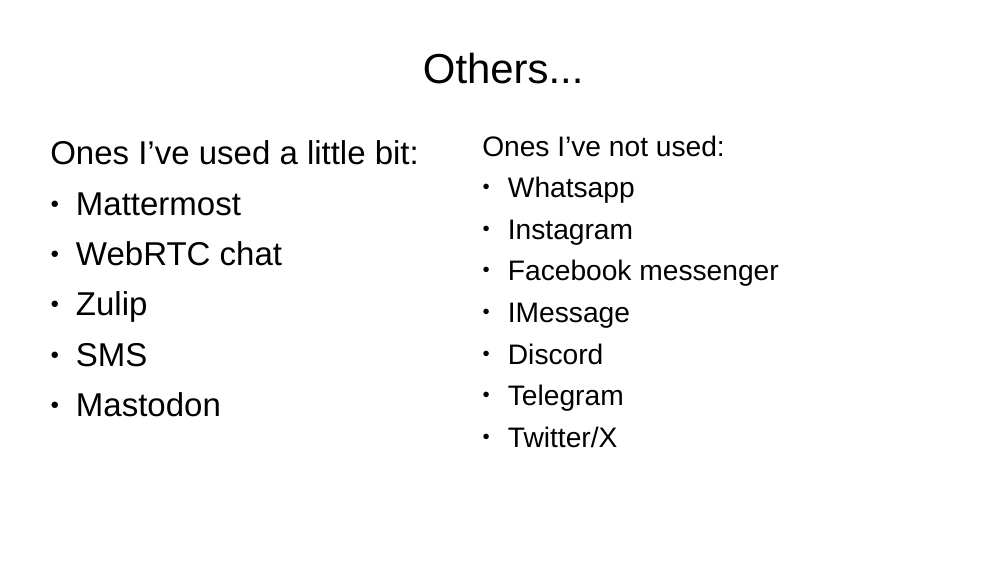
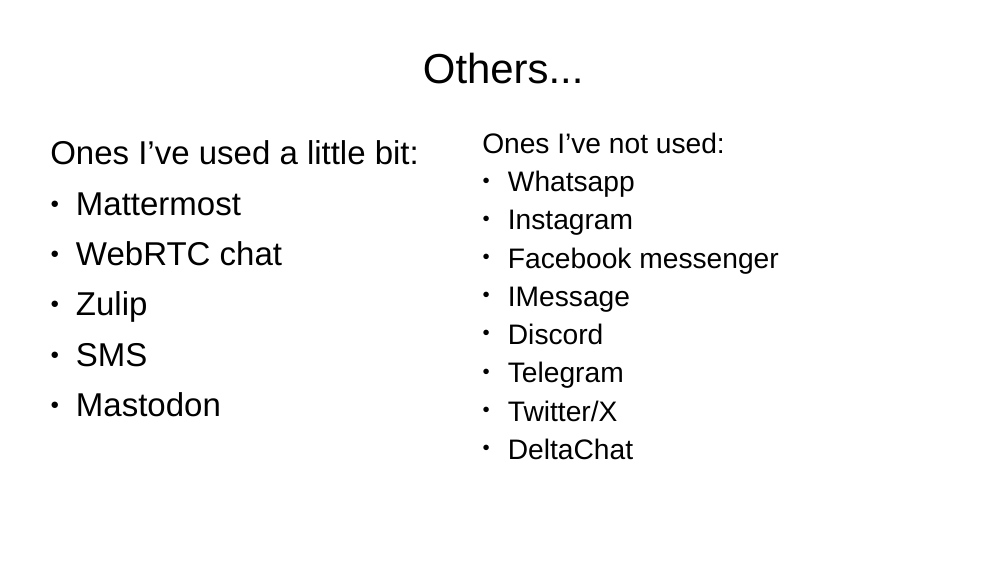
Before and after one commit to sftcd/witidtm, a slide deck: slide 10 of lectures/2026-2027/800-im.odp. Drawn at 1008x567 pixels with LibreOffice and Linux fonts; fonts in the diff are those of the drawing. Boxes give left, top, right and bottom in pixels: in the first picture for what was removed or moved away, otherwise in the second. Text is boxed around its words. In the diff, an @@ line names an element or a change of style, - is before the commit and + after.

```diff
--- a/lectures/2026-2027/800-im.odp
+++ b/lectures/2026-2027/800-im.odp
@@ text at (x1=482, y1=132, x2=778, y2=422): line spacing 0.83 to 0.73 @@
@@ text at (x1=508, y1=438, x2=633, y2=460): paragraph added @@
+● DeltaChat
```
Also in this commit, not shown: 1 other file.
